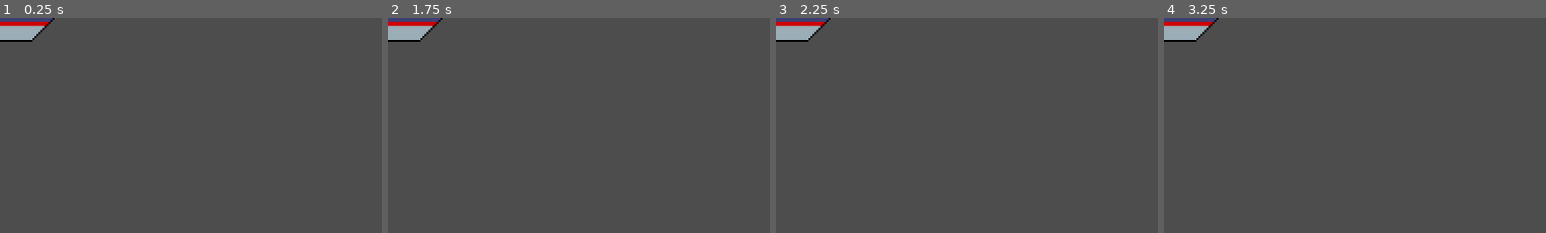
Above: before the commit, frames 1-4 (left to right).
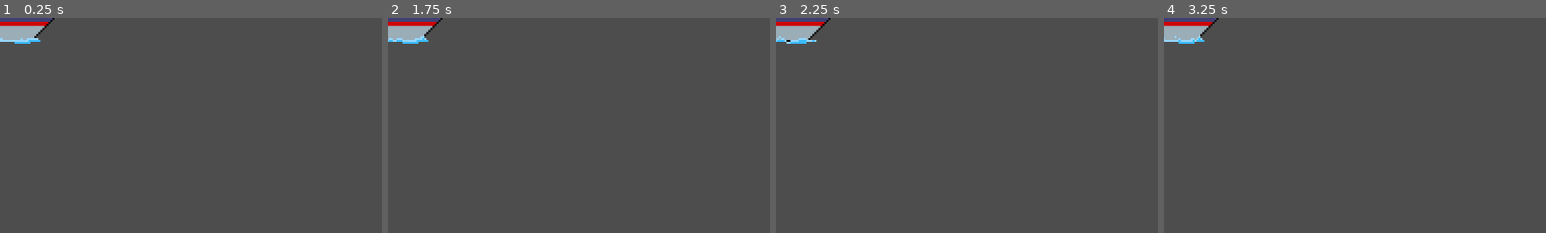
Above: after the commit, the same moments.

Repository: BlazingNeutron/calmbeforestorm
Game: Godot game, scene res://scenes/picker_uppers/boat.tscn
Two runs of this game, one before a commit and one after it. Both use one fixed random seed, a clock stepped at 60 frames per second and the inputs below. This scene is started directly instead of the project's main scene. Sound files missing from this copy of the repository are replaced by a short silence.
Inputs (mouse positions are % of the whole screen's width and height, from its top left):
- Up to frame 1 (0.25 s): no input
- Up to frame 2 (1.75 s): tap Enter at 0.5 s; move the mouse to (72, 45) at 0.52 s; click (72, 45) at 0.6 s; tap Space at 1.25 s; move the mouse to (30, 55) at 1.27 s; click (30, 55) at 1.35 s
- Up to frame 3 (2.25 s): tap Enter at 2 s; move the mouse to (60, 28) at 2.02 s; click (60, 28) at 2.1 s
- Up to frame 4 (3.25 s): tap Space at 2.75 s; move the mouse to (45, 70) at 2.77 s; click (45, 70) at 2.85 s
The pictures show only the part of the screen within x 0-50%, y 0-50%; the shares and areas given below are measured in that part.

The runs differ from the first frame. In frame 1, 0.2% of the frame differs, in the area x 0-11%, y 9-12%; in frame 2, 0.2%, in the area x 0-11%, y 8-12%; in frame 3, 0.2%; in frame 4, 0.2%.

Commit message:
Improved boat animations

Diff:
--- a/scenes/picker_uppers/boat.tscn
+++ b/scenes/picker_uppers/boat.tscn
@@ -1,31 +1,106 @@
-[gd_scene load_steps=10 format=3 uid="uid://jn4so5ga8k8b"]
+[gd_scene load_steps=25 format=3 uid="uid://jn4so5ga8k8b"]
 
 [ext_resource type="PackedScene" uid="uid://b10cl55tii0or" path="res://scenes/picker_uppers/picker_upper.tscn" id="1_esetv"]
-[ext_resource type="Texture2D" uid="uid://fv0gs3bsowpc" path="res://assets/sprites/boat.png" id="2_7ijd3"]
 [ext_resource type="Script" path="res://scripts/boat.gd" id="2_ya3ju"]
+[ext_resource type="Texture2D" uid="uid://346hhayuf0qo" path="res://assets/sprites/boat-Sheet.png" id="3_qyy50"]
 [ext_resource type="AudioStream" uid="uid://w4n834bkubgs" path="res://assets/audio/boat-horn-103003.mp3" id="4_rrgcq"]
 
 [sub_resource type="CapsuleShape2D" id="CapsuleShape2D_i6gku"]
 radius = 46.0
 height = 157.0
 
-[sub_resource type="AtlasTexture" id="AtlasTexture_1vqu5"]
-atlas = ExtResource("2_7ijd3")
-region = Rect2(0, 0, 64, 64)
+[sub_resource type="AtlasTexture" id="AtlasTexture_3tagp"]
+atlas = ExtResource("3_qyy50")
+region = Rect2(64, 0, 64, 64)
 
-[sub_resource type="AtlasTexture" id="AtlasTexture_25mei"]
-atlas = ExtResource("2_7ijd3")
-region = Rect2(0, 0, 64, 64)
+[sub_resource type="AtlasTexture" id="AtlasTexture_70w4h"]
+atlas = ExtResource("3_qyy50")
+region = Rect2(128, 0, 64, 64)
 
-[sub_resource type="AtlasTexture" id="AtlasTexture_lg5hx"]
-atlas = ExtResource("2_7ijd3")
-region = Rect2(0, 0, 64, 64)
+[sub_resource type="AtlasTexture" id="AtlasTexture_u5kxl"]
+atlas = ExtResource("3_qyy50")
+region = Rect2(192, 0, 64, 64)
+
+[sub_resource type="AtlasTexture" id="AtlasTexture_6hjxi"]
+atlas = ExtResource("3_qyy50")
+region = Rect2(256, 0, 64, 64)
+
+[sub_resource type="AtlasTexture" id="AtlasTexture_67wu5"]
+atlas = ExtResource("3_qyy50")
+region = Rect2(320, 0, 64, 64)
+
+[sub_resource type="AtlasTexture" id="AtlasTexture_1omfs"]
+atlas = ExtResource("3_qyy50")
+region = Rect2(384, 0, 64, 64)
+
+[sub_resource type="AtlasTexture" id="AtlasTexture_1hsxf"]
+atlas = ExtResource("3_qyy50")
+region = Rect2(64, 64, 64, 64)
+
+[sub_resource type="AtlasTexture" id="AtlasTexture_ltbm2"]
+atlas = ExtResource("3_qyy50")
+region = Rect2(128, 64, 64, 64)
+
+[sub_resource type="AtlasTexture" id="AtlasTexture_4twr4"]
+atlas = ExtResource("3_qyy50")
+region = Rect2(192, 64, 64, 64)
+
+[sub_resource type="AtlasTexture" id="AtlasTexture_vmqw0"]
+atlas = ExtResource("3_qyy50")
+region = Rect2(256, 64, 64, 64)
+
+[sub_resource type="AtlasTexture" id="AtlasTexture_o8vtu"]
+atlas = ExtResource("3_qyy50")
+region = Rect2(320, 64, 64, 64)
+
+[sub_resource type="AtlasTexture" id="AtlasTexture_t5ith"]
+atlas = ExtResource("3_qyy50")
+region = Rect2(384, 64, 64, 64)
+
+[sub_resource type="AtlasTexture" id="AtlasTexture_wwhw1"]
+atlas = ExtResource("3_qyy50")
+region = Rect2(64, 0, 64, 64)
+
+[sub_resource type="AtlasTexture" id="AtlasTexture_ttj7t"]
+atlas = ExtResource("3_qyy50")
+region = Rect2(128, 0, 64, 64)
+
+[sub_resource type="AtlasTexture" id="AtlasTexture_4tlec"]
+atlas = ExtResource("3_qyy50")
+region = Rect2(192, 0, 64, 64)
+
+[sub_resource type="AtlasTexture" id="AtlasTexture_r6ya3"]
+atlas = ExtResource("3_qyy50")
+region = Rect2(256, 0, 64, 64)
+
+[sub_resource type="AtlasTexture" id="AtlasTexture_vay4j"]
+atlas = ExtResource("3_qyy50")
+region = Rect2(320, 0, 64, 64)
+
+[sub_resource type="AtlasTexture" id="AtlasTexture_raeun"]
+atlas = ExtResource("3_qyy50")
+region = Rect2(384, 0, 64, 64)
 
 [sub_resource type="SpriteFrames" id="SpriteFrames_aok3j"]
 animations = [{
 "frames": [{
 "duration": 1.0,
-"texture": SubResource("AtlasTexture_1vqu5")
+"texture": SubResource("AtlasTexture_3tagp")
+}, {
+"duration": 1.0,
+"texture": SubResource("AtlasTexture_70w4h")
+}, {
+"duration": 1.0,
+"texture": SubResource("AtlasTexture_u5kxl")
+}, {
+"duration": 1.0,
+"texture": SubResource("AtlasTexture_6hjxi")
+}, {
+"duration": 1.0,
+"texture": SubResource("AtlasTexture_67wu5")
+}, {
+"duration": 1.0,
+"texture": SubResource("AtlasTexture_1omfs")
 }],
 "loop": true,
 "name": &"default",
@@ -33,7 +108,22 @@
 }, {
 "frames": [{
 "duration": 1.0,
-"texture": SubResource("AtlasTexture_25mei")
+"texture": SubResource("AtlasTexture_1hsxf")
+}, {
+"duration": 1.0,
+"texture": SubResource("AtlasTexture_ltbm2")
+}, {
+"duration": 1.0,
+"texture": SubResource("AtlasTexture_4twr4")
+}, {
+"duration": 1.0,
+"texture": SubResource("AtlasTexture_vmqw0")
+}, {
+"duration": 1.0,
+"texture": SubResource("AtlasTexture_o8vtu")
+}, {
+"duration": 1.0,
+"texture": SubResource("AtlasTexture_t5ith")
 }],
 "loop": true,
 "name": &"move",
@@ -41,7 +131,22 @@
 }, {
 "frames": [{
 "duration": 1.0,
-"texture": SubResource("AtlasTexture_lg5hx")
+"texture": SubResource("AtlasTexture_wwhw1")
+}, {
+"duration": 1.0,
+"texture": SubResource("AtlasTexture_ttj7t")
+}, {
+"duration": 1.0,
+"texture": SubResource("AtlasTexture_4tlec")
+}, {
+"duration": 1.0,
+"texture": SubResource("AtlasTexture_r6ya3")
+}, {
+"duration": 1.0,
+"texture": SubResource("AtlasTexture_vay4j")
+}, {
+"duration": 1.0,
+"texture": SubResource("AtlasTexture_raeun")
 }],
 "loop": true,
 "name": &"pickup",
@@ -62,7 +167,9 @@
 position = Vector2(1, 0)
 scale = Vector2(-3, 3)
 sprite_frames = SubResource("SpriteFrames_aok3j")
+animation = &"pickup"
 autoplay = "default"
+frame_progress = 0.248294
 
 [node name="AudioStreamPlayer" parent="." index="2"]
 stream = ExtResource("4_rrgcq")
Binary file added: assets/sprites/boat-Sheet.png
Not shown, added: assets/sprites/boat-Sheet.png.import
Binary file changed: assets/sprites/boat.aseprite
